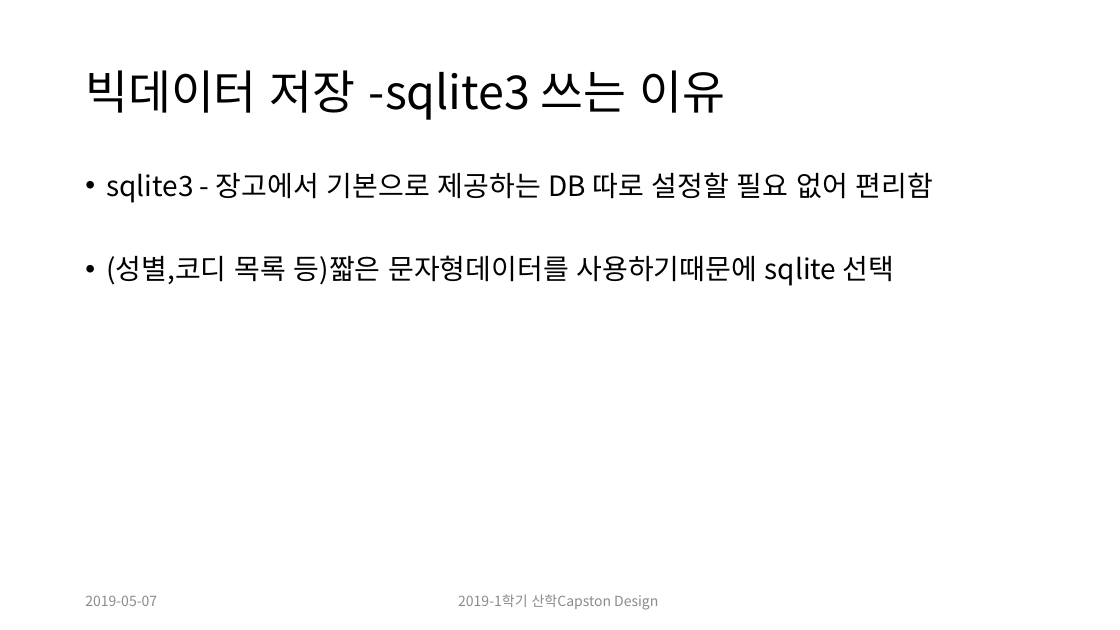
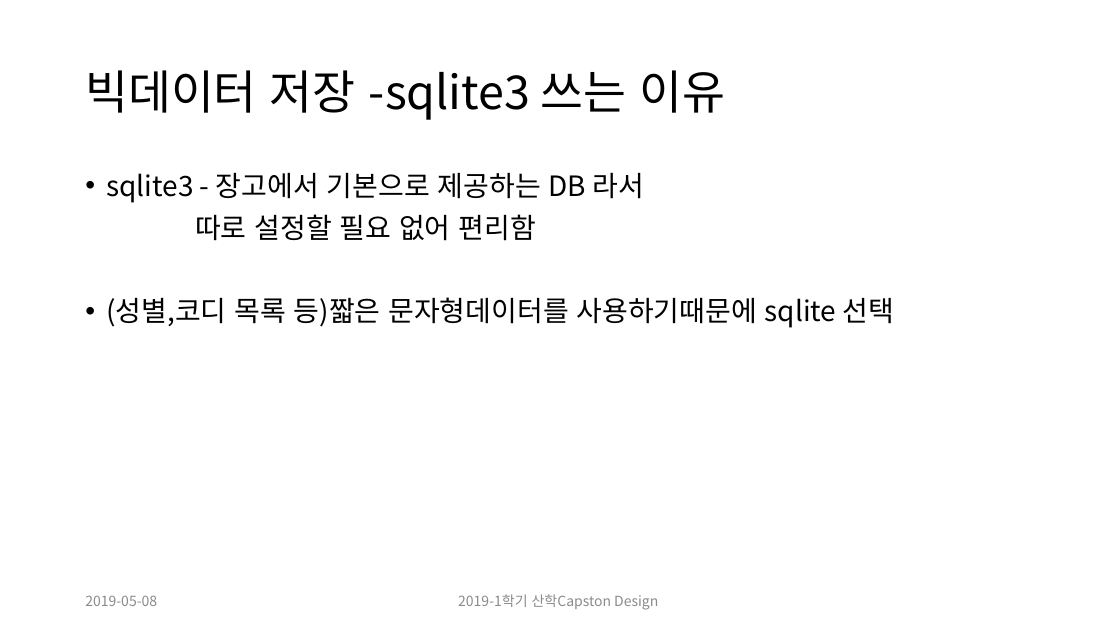
Before and after one commit to CheonSeounghyun/Coordination-Recommend, a slide deck: slide 3 of doc/9주차 ppt.pptx. Drawn at 1120x630 pixels with LibreOffice and Linux fonts; fonts in the diff are those of the drawing. Boxes give left, top, right and bottom in pixels: in the first picture for what was removed or moved away, otherwise in the second. Text is boxed around its words. In the diff, an @@ line names an element or a change of style, - is before the commit and + after.

Commit message:
9ppt

```diff
--- a/doc/9주차 ppt.pptx
+++ b/doc/9주차 ppt.pptx
@@ text at <box>106,172,644,241</box>: text changed @@
-• sqlite3 - 장고에서 기본으로 제공하는 DB 따로 설정할 필요 없어 편리함
+• sqlite3 - 장고에서 기본으로 제공하는 DB 라서
+따로 설정할 필요 없어 편리함
@@ text at <box>85,595,157,606</box>: text changed @@
-2019-05-07
+2019-05-08
```
Also in this commit, not shown: 11 other slides changed.
